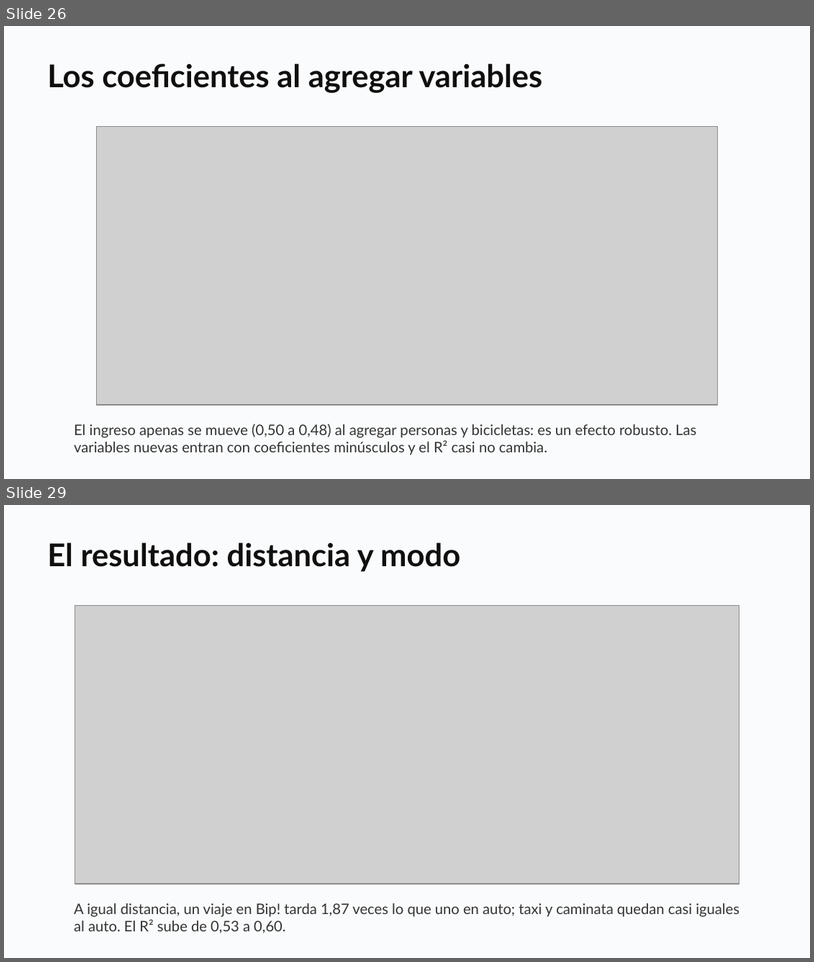
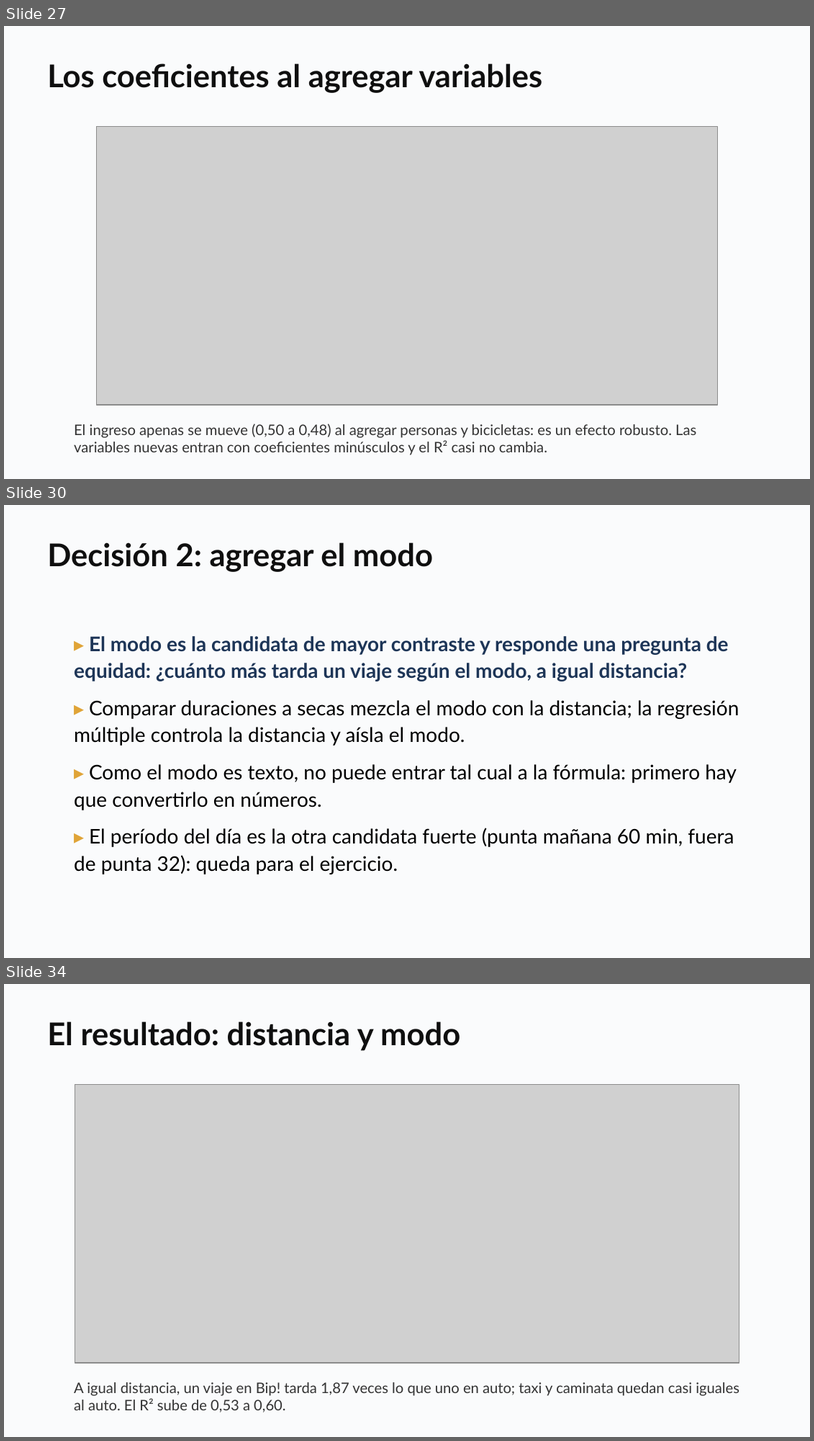
Before and after one commit to daniopitz/diplomado-cdd, a slide deck: presentaciones/clase04_regresion_multiple.pptx. Shown one above the other, each under a label of ours: slides 26 and 29 before the commit, slides 27, 30 and 34 after it; the slides between them are not shown. The pictures are 814x962 and 814x1441 pixels, drawn with LibreOffice and Linux fonts; fonts in the diff are those of the drawing; grey boxes stand for pictures. Boxes give left, top, right and bottom in pixels: in the first picture for what was removed or moved away, otherwise in the second. Text is boxed around its words. In the diff, an @@ line names an element or a change of style, - is before the commit and + after.

```diff
--- a/presentaciones/clase04_regresion_multiple.pptx
+++ b/presentaciones/clase04_regresion_multiple.pptx
@@ slide 30 added at [4,505,810,958], background #FFFFFF @@
@@ rectangle added at [4,505,810,958], fill #FAFBFC @@
@@ text added at [47,542,433,572], 28 pt, text #0F0F0F, bold @@
+Decisión 2: agregar el modo
@@ text added at [74,636,740,874], 18 pt, text #000000 @@
+▸ El modo es la candidata de mayor contraste y responde una pregunta de equidad: ¿cuánto más tarda un viaje según el modo, a igual distancia?
+▸ Comparar duraciones a secas mezcla el modo con la distancia; la regresión múltiple controla la distancia y aísla el modo.
+▸ Como el modo es texto, no puede entrar tal cual a la fórmula: primero hay que convertirlo en números.
+▸ El período del día es la otra candidata fuerte (punta mañana 60 min, fuera de punta 32): queda para el ejercicio.
@@ what was slide 26 is now slide 27 @@
@@ what was slide 29 is now slide 34 @@
```
Also in this commit, not shown: 3 slides changed, 4 other slides added, 3 other files.
